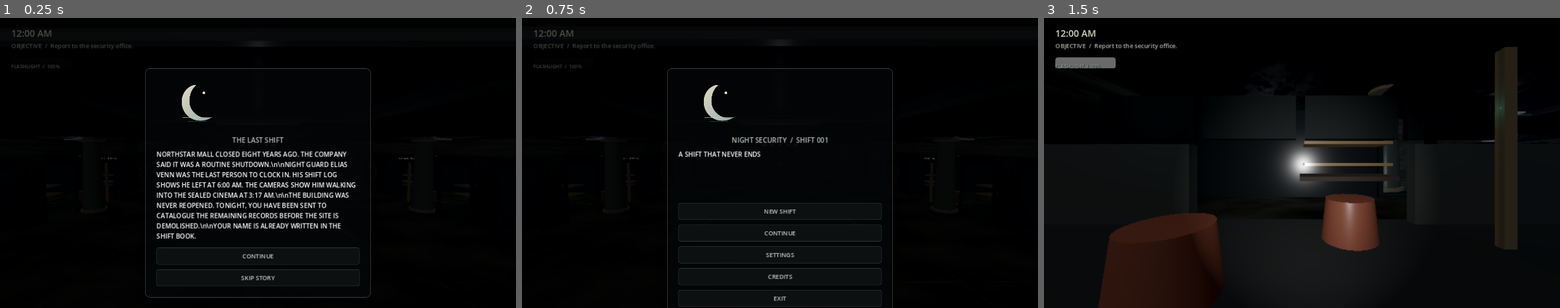
Above: before the commit, frames 1-3 (left to right).
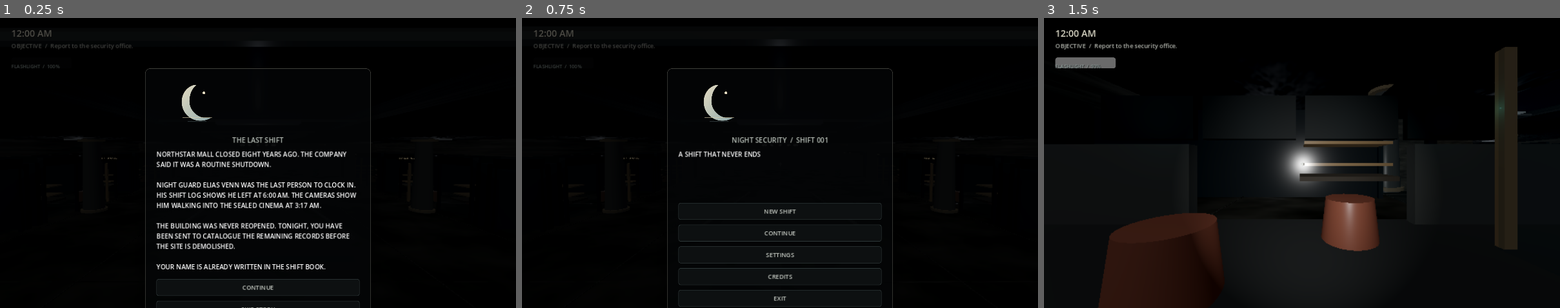
Above: after the commit, the same moments.

Repository: dontcare-dev/AFTER-HOURS
Game: Godot game, scene res://scenes/main.tscn
Two runs of this game, one before a commit and one after it. Both use one fixed random seed, a clock stepped at 60 frames per second and the inputs below.
Inputs:
- Up to frame 1 (0.25 s): no input
- Up to frame 2 (0.75 s): click "CONTINUE" at 0.5 s
- Up to frame 3 (1.5 s): click "NEW SHIFT" at 1.25 s

The runs differ from the first frame. In frame 1, 5.1% of the frame differs, in the area x 28-72%, y 49-100%; in frame 2, nothing differs; in frame 3, nothing differs.

Commit message:
Fix story prologue line breaks

Diff:
--- a/scripts/game.gd
+++ b/scripts/game.gd
@@ -826,7 +826,7 @@
 	menu_camera.current = true
 	Input.mouse_mode = Input.MOUSE_MODE_VISIBLE
 	overlay.visible = true
-	var story = "NORTHSTAR MALL CLOSED EIGHT YEARS AGO. THE COMPANY SAID IT WAS A ROUTINE SHUTDOWN.\\n\\nNIGHT GUARD ELIAS VENN WAS THE LAST PERSON TO CLOCK IN. HIS SHIFT LOG SHOWS HE LEFT AT 6:00 AM. THE CAMERAS SHOW HIM WALKING INTO THE SEALED CINEMA AT 3:17 AM.\\n\\nTHE BUILDING WAS NEVER REOPENED. TONIGHT, YOU HAVE BEEN SENT TO CATALOGUE THE REMAINING RECORDS BEFORE THE SITE IS DEMOLISHED.\\n\\nYOUR NAME IS ALREADY WRITTEN IN THE SHIFT BOOK."
+	var story = "NORTHSTAR MALL CLOSED EIGHT YEARS AGO. THE COMPANY SAID IT WAS A ROUTINE SHUTDOWN.\n\nNIGHT GUARD ELIAS VENN WAS THE LAST PERSON TO CLOCK IN. HIS SHIFT LOG SHOWS HE LEFT AT 6:00 AM. THE CAMERAS SHOW HIM WALKING INTO THE SEALED CINEMA AT 3:17 AM.\n\nTHE BUILDING WAS NEVER REOPENED. TONIGHT, YOU HAVE BEEN SENT TO CATALOGUE THE REMAINING RECORDS BEFORE THE SITE IS DEMOLISHED.\n\nYOUR NAME IS ALREADY WRITTEN IN THE SHIFT BOOK."
 	show_menu("THE LAST SHIFT", [["CONTINUE", "intro_continue"], ["SKIP STORY", "intro_skip"]], story)
 	var glide = create_tween()
 	glide.set_parallel(true)
